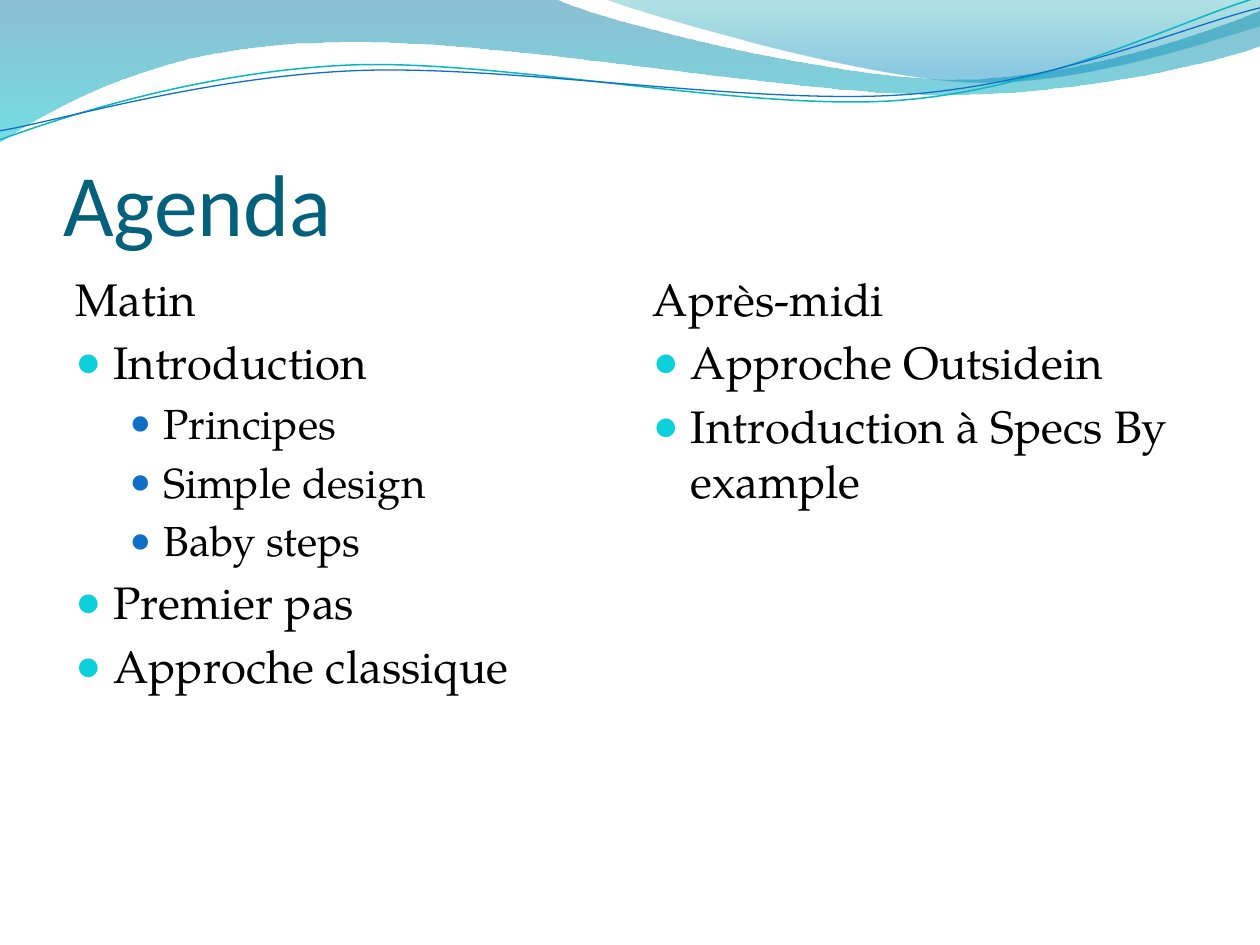
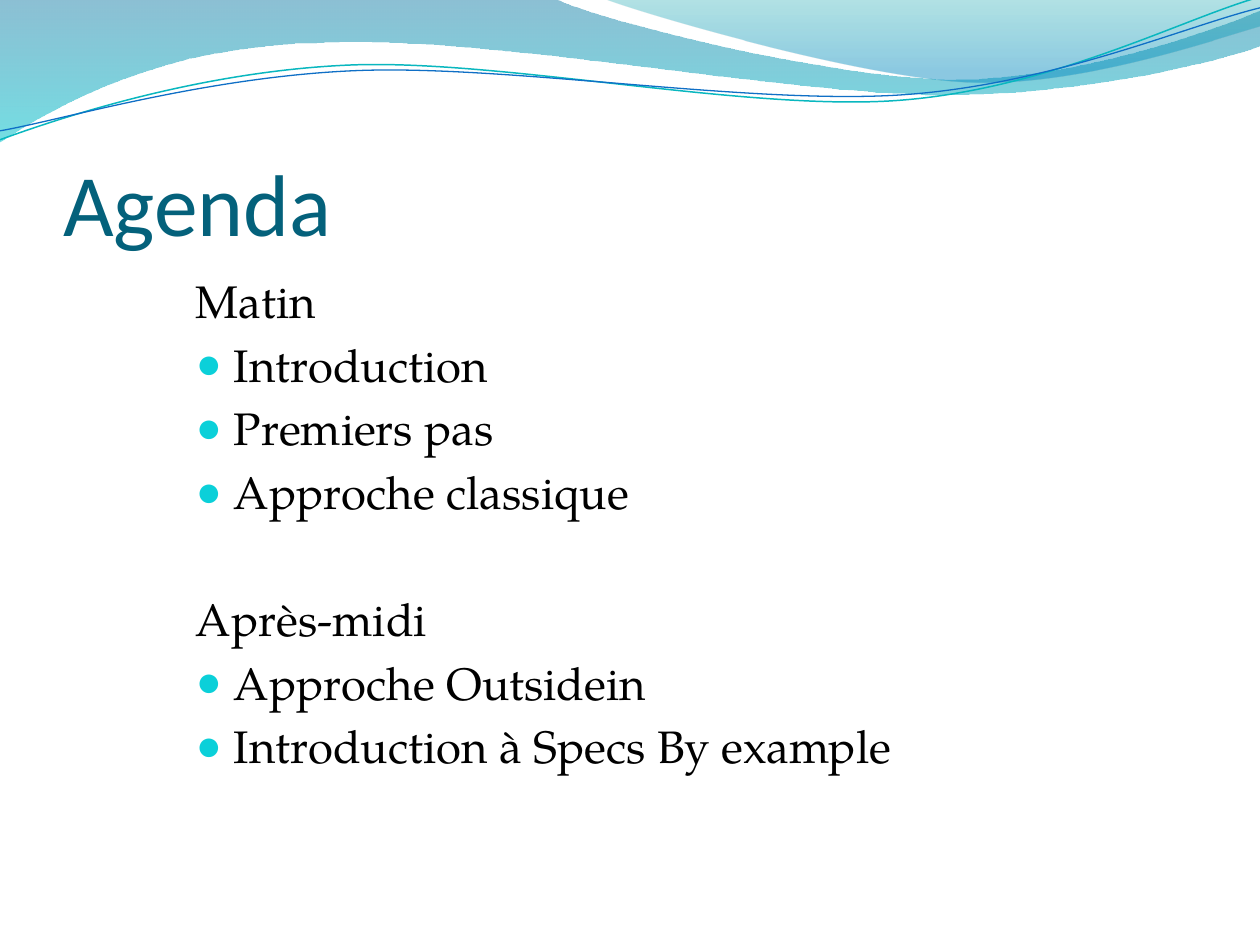
Before and after one commit to mathieucans/TDD.Trainig, a slide deck: slide 4 of docs/Introduction au TDD.2016.pptx. Drawn at 1260x945 pixels with LibreOffice and Linux fonts; fonts in the diff are those of the drawing; background and template pictures are left out. Boxes give left, top, right and bottom in pixels: in the first picture for what was removed or moved away, otherwise in the second. Text is boxed around its words. In the diff, an @@ line names an element or a change of style, - is before the commit and + after.

```diff
--- a/docs/Introduction au TDD.2016.pptx
+++ b/docs/Introduction au TDD.2016.pptx
@@ text "Matin": place and size @@
-text "Matin" at box(75, 284, 509, 696)
+text "Matin" at box(196, 286, 892, 776)
@@ text removed at box(653, 283, 1167, 511) @@
-Après-midi
-● Approche Outsidein
-● Introduction à Specs By example
@@ text at box(234, 413, 494, 458): text changed; size 24 to 26 pt @@
-  ● Principes
-  ● Simple design
-  ● Baby steps
-● Premier pas
+● Premiers pas
@@ text at box(196, 603, 892, 776): paragraphs added @@
+Après-midi
+● Approche Outsidein
+● Introduction à Specs By example
```
Also in this commit, not shown: 9 other slides changed, 19 slides added, 8 slides removed.
